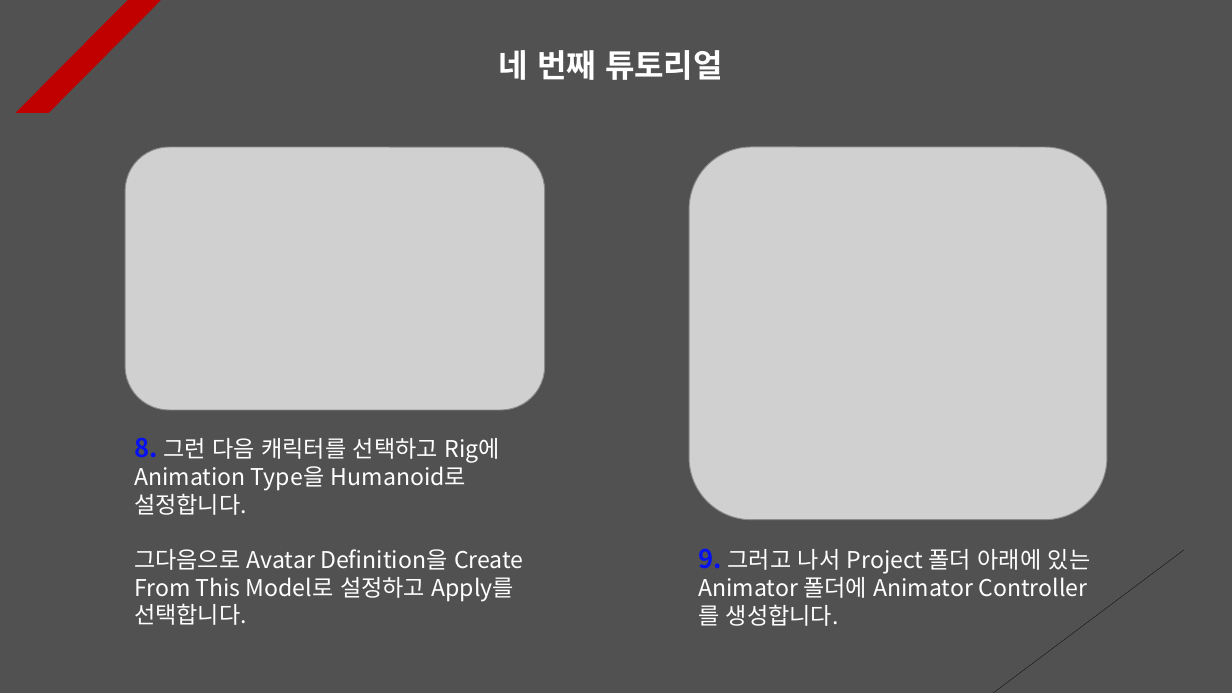
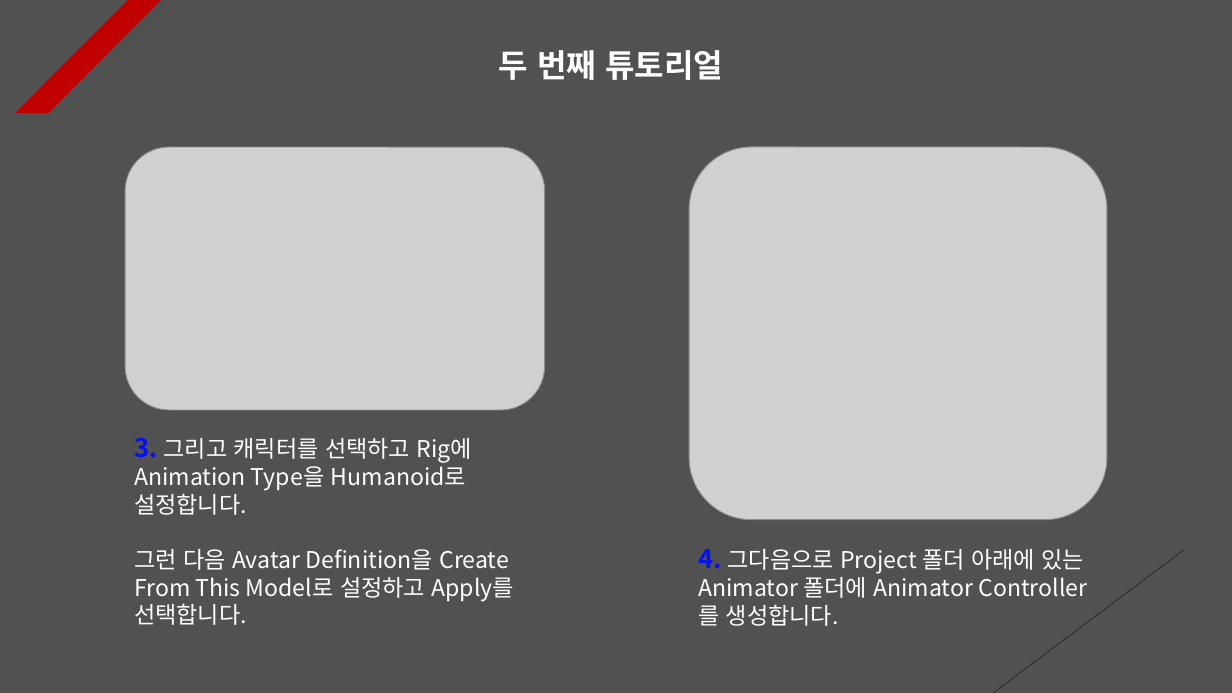
Before and after one commit to Unity2033/3D-UnityEngine, a slide deck: slide 2 of Assets/Animation Retargeting/PPT Data/Animation Retargeting Example.pptx (slide 4 before the commit). Drawn at 1232x693 pixels with LibreOffice and Linux fonts; fonts in the diff are those of the drawing; grey boxes stand for pictures. Boxes give left, top, right and bottom in pixels: in the first picture for what was removed or moved away, otherwise in the second. Text is boxed around its words. In the diff, an @@ line names an element or a change of style, - is before the commit and + after.

```diff
--- a/Assets/Animation Retargeting/PPT Data/Animation Retargeting Example.pptx
+++ b/Assets/Animation Retargeting/PPT Data/Animation Retargeting Example.pptx
@@ text at [499, 50, 723, 80]: text changed @@
-네 번째 튜토리얼
+두 번째 튜토리얼
@@ text at [134, 437, 515, 625]: text changed @@
-8. 그런 다음 캐릭터를 선택하고 Rig에 Animation Type을 Humanoid로 설정합니다.
-그다음으로 Avatar Definition을 Create From This Model로 설정하고 Apply를 선택합니다.
+3. 그리고 캐릭터를 선택하고 Rig에 Animation Type을 Humanoid로 설정합니다.
+그런 다음 Avatar Definition을 Create From This Model로 설정하고 Apply를 선택합니다.
@@ text at [698, 549, 1084, 626]: text changed @@
-9. 그러고 나서 Project 폴더 아래에 있는 Animator 폴더에 Animator Controller를 생성합니다.
+4. 그다음으로 Project 폴더 아래에 있는 Animator 폴더에 Animator Controller를 생성합니다.
```
Also in this commit, not shown: 9 other slides changed, 1 slide added, 5 slides removed, 23 other files.
